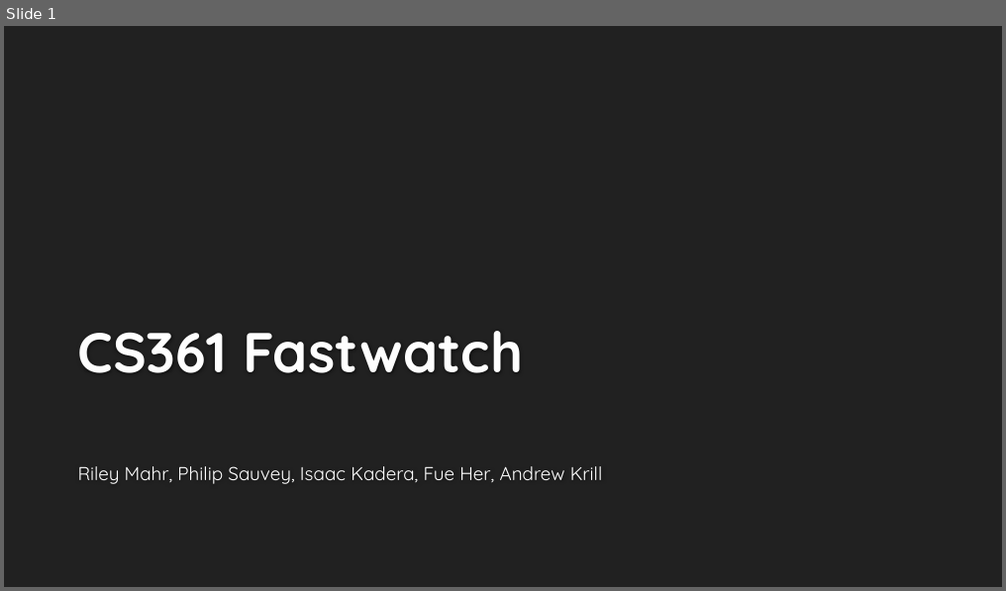
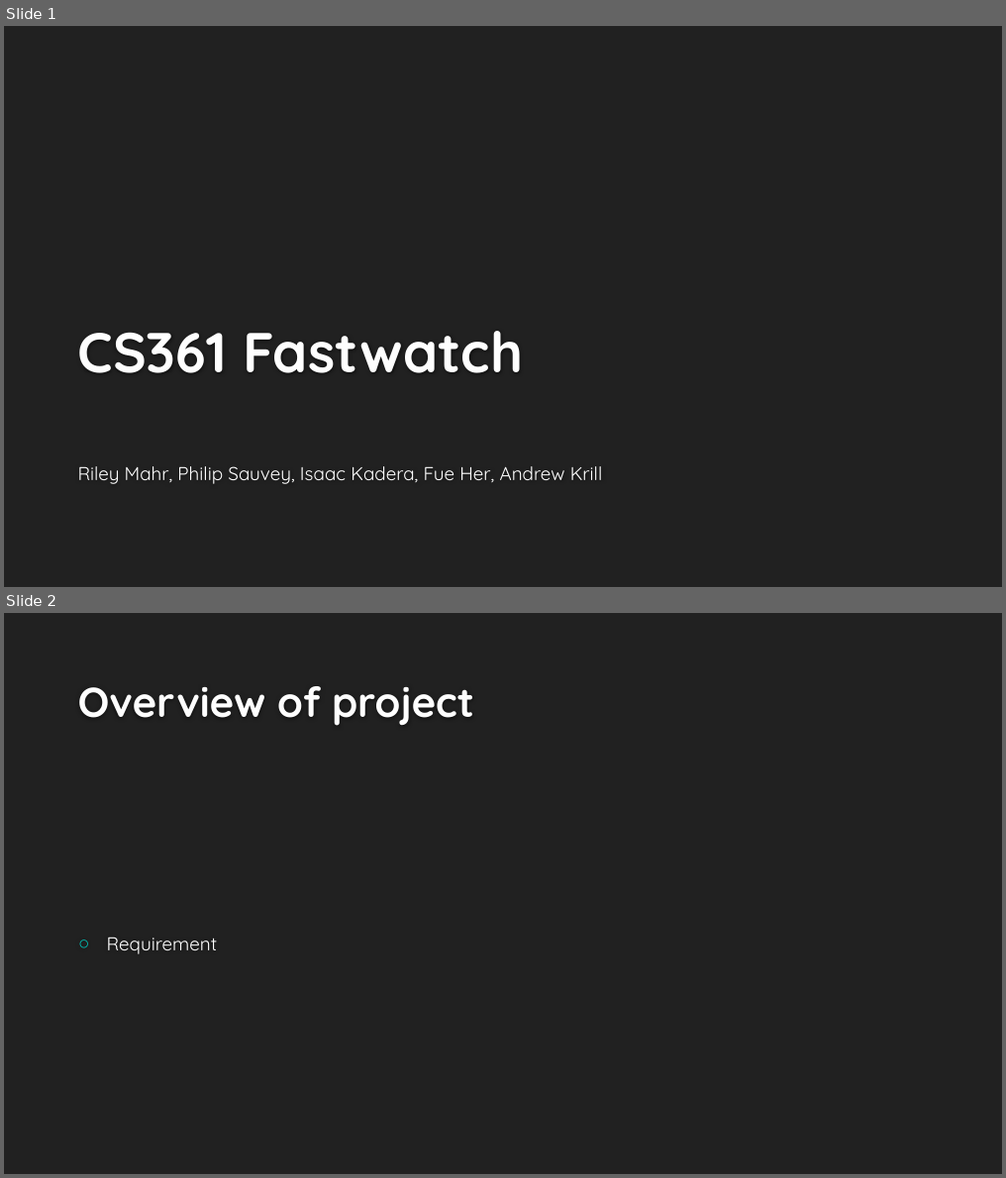
Before and after one commit to Fastwatch/FastWatch361, a slide deck: Artifacts/Presentation/Fastwatch.pptx. Shown one above the other, each under a label of ours: slide 1 before the commit, slides 1 and 2 after it. The pictures are 1006x591 and 1006x1178 pixels, drawn with LibreOffice and Linux fonts; fonts in the diff are those of the drawing; background and template pictures are left out. Boxes give left, top, right and bottom in pixels: in the first picture for what was removed or moved away, otherwise in the second. Text is boxed around its words. In the diff, an @@ line names an element or a change of style, - is before the commit and + after.

```diff
--- a/Artifacts/Presentation/Fastwatch.pptx
+++ b/Artifacts/Presentation/Fastwatch.pptx
@@ slide 2 added at [4,613,1002,1174], background #212121 @@
@@ title added at [78,686,474,726], 40 pt, text #FEFEFE, bold @@
+Overview of project
@@ text added at [107,937,218,955], 18 pt, text #FFFFFF @@
+○ Requirement
```
Also in this commit, not shown: 3 slides changed, 3 other slides added, 2 slides removed, 4 other files.
